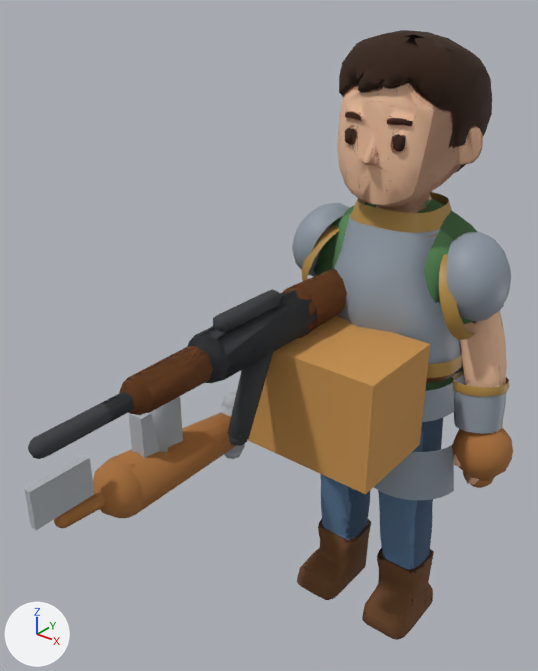
Two versions of the glTF model assets/characters/ai3d_v2/survivor_v2.glb, one commit apart.
The view is the same before and after, from a camera (50 mm lens) standing at (0.614, -1.133, 1.235) and looking at (-0.105, -0.234, 0.678). Every picture has the same lights, and +X, +Y and +Z are marked at lower left. The older version comes first. Where no turn or scale is listed for an object, it has been applied to the vertices. Vertices at exactly the same position are counted once.

Objects in the first picture: 'armor_0', 'armor_4', 'armor_5', 'armor_9', 'body', 'weapon_ak47', 'weapon_axe', 'weapon_bat', 'weapon_bowl', 'weapon_crate', 'weapon_hoe', 'weapon_rifle' and 9 more.
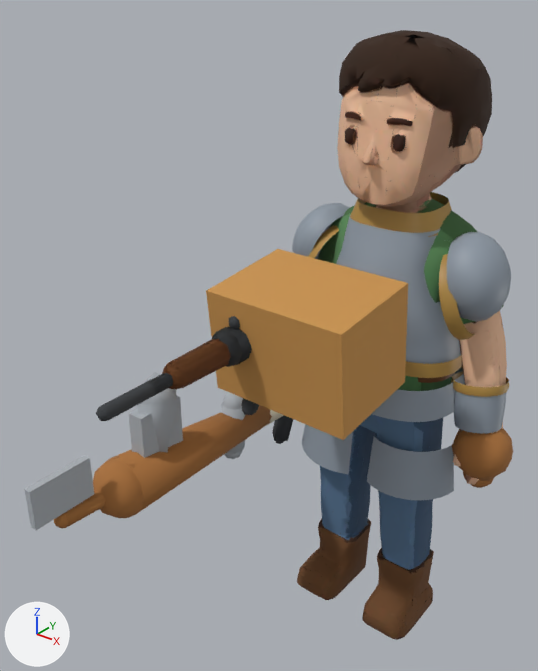
Boxes (x1, y1, x2, y2) around the edits, measured in the pictures (538 x 671 px; the box of a moved part takes in the faces that stretch with it):
'weapon_crate', mesh rescaled, moved, turned: before (247, 315, 430, 494); after (206, 249, 408, 440)
'weapon_rifle', reshaped: before (28, 289, 321, 459); after (96, 316, 252, 421)
'weapon_ak47', reshaped: before (102, 268, 347, 446); after (147, 339, 259, 415)
part 1 of me_tube_010, moved or reshaped (not visible afterwards): before (229, 432, 247, 446)
part 2 of me_tube_010, moved or reshaped: before (228, 352, 273, 440); after (241, 398, 259, 410)
part 3 of me_tube_010, added: after (242, 404, 257, 415)
part 4 of me_tube_010, rebuilt (26% narrower, 26% shorter): before (119, 346, 213, 415); after (162, 339, 231, 390)
part 5 of me_tube_010, rebuilt (not visible afterwards): before (282, 288, 316, 334)
part 6 of me_tube_010, rebuilt (18% narrower, 23% shorter): before (102, 392, 134, 421); after (147, 373, 173, 395)
part 7 of me_tube_010, deleted: before (286, 268, 347, 333)
part 8 of me_tube_004, rebuilt: before (188, 290, 321, 383); after (212, 327, 252, 367)
part 9 of me_tube_004, rebuilt (27% narrower, 31% shorter): before (28, 392, 134, 459); after (96, 375, 173, 421)
part 10 of me_tube_004, deleted: before (213, 314, 228, 332)
part 11 of me_tube_004, moved or reshaped: before (215, 289, 281, 331); after (229, 316, 240, 329)
'armor_14', unchanged, uncovered by the edit: after (302, 424, 353, 474)

Patch to the scene script:
```diff
--- a/assets/characters/ai3d_v2/survivor_v2.glb.py
+++ b/assets/characters/ai3d_v2/survivor_v2.glb.py
@@ me_tube_010 @@
-me_tube_010.from_pydata(...)  # 379 vertices, 704 faces; spans x -0.11..-0.03, y -0.634..0.073, z 0.534..0.764
+me_tube_010.from_pydata(...)  # 353 vertices, 704 faces; spans x -0.1..-0.039, y -0.551..0.006, z 0.578..0.754
+# me_tube_010 part 1: the loose piece of 14 vertices spanning x -0.083..-0.056, y -0.376..-0.344, z 0.534..0.57 is moved by (0.0, 0.08, 0.145)
+# me_tube_010 part 2: the loose piece of 12 vertices spanning x -0.089..-0.051, y -0.377..-0.28, z 0.545..0.701 is turned -2.3 degrees about the x axis through its middle and scaled by 0.764, then moved by (0.0, 0.025, 0.022)
+# me_tube_010 part 3: a new loose piece, a UV sphere (6 segments, 3 rings, poles along z) spanning x -0.08..-0.059, y -0.342..-0.318, z 0.578..0.606, in mat_w_gun_003 (dark grey #393d40)
+# me_tube_010 part 4: the loose piece of 61 vertices spanning x -0.1..-0.04, y -0.588..-0.39, z 0.692..0.752 is rebuilt with 58 vertices and now spans x -0.093..-0.047, y -0.511..-0.357, z 0.699..0.745
+# me_tube_010 part 5: the loose piece of 42 vertices spanning x -0.108..-0.032, y -0.24..-0.16, z 0.68..0.764 is rebuilt with 55 vertices and now spans x -0.099..-0.041, y -0.23..-0.17, z 0.654..0.754
+# me_tube_010 part 6: the loose piece of 16 vertices spanning x -0.084..-0.056, y -0.62..-0.42, z 0.708..0.736 is rebuilt with 52 vertices and now spans x -0.081..-0.059, y -0.551..-0.369, z 0.711..0.733
+# me_tube_010 part 7: 48 vertices removed from x -0.11..-0.03, y -0.239..0.04, z 0.65..0.764
+# other edits to the shape of me_tube_010 do not show in these pictures
 me_tube_010.materials.append(mat_w_gun_003)
@@ me_tube_004 @@
-me_tube_004.from_pydata(...)  # 371 vertices, 704 faces; spans x -0.11..-0.03, y -0.734..0.073, z 0.65..0.783
+me_tube_004.from_pydata(...)  # 349 vertices, 704 faces; spans x -0.1..-0.039, y -0.631..0.006, z 0.654..0.771
+# me_tube_004 part 8: the loose piece of 66 vertices spanning x -0.11..-0.03, y -0.46..-0.15, z 0.682..0.762 is rebuilt with 60 vertices and now spans x -0.1..-0.04, y -0.41..-0.16, z 0.692..0.752
+# me_tube_004 part 9: the loose piece of 36 vertices spanning x -0.084..-0.056, y -0.734..-0.42, z 0.708..0.736 is rebuilt with 52 vertices and now spans x -0.081..-0.059, y -0.631..-0.369, z 0.711..0.733
+# me_tube_004 part 10: the loose piece of 14 vertices spanning x -0.082..-0.058, y -0.404..-0.376, z 0.752..0.783 is deleted
+# me_tube_004 part 11: 1 vertex moved within x -0.07, y -0.27, z 0.752; 71 vertices removed from x -0.11..-0.03, y -0.39..0.04, z 0.65..0.783; 35 vertices added at x -0.08..-0.06, y -0.37..-0.25, z 0.746..0.771
+# other edits to the shape of me_tube_004 do not show in these pictures
 me_tube_004.materials.append(mat_w_gunwood_002)
@@ me_box_003 @@
-me_box_003.from_pydata(...)  # 8 vertices, 12 faces; spans x -0.13..0.13, y -0.28..-0.1, z 0.482..0.683
+me_box_003.from_pydata(...)  # 8 vertices, 12 faces; spans x -0.124..0.124, y -0.344..-0.164, z 0.623..0.803
+# me_box_003 part 12: the whole mesh is scaled about its middle by (0.957, 1, 0.9), then moved by (0.0, -0.064, 0.131)
 me_box_003.materials.append(mat_w_crate)
@@ ob_weapon_crate @@
 ob_weapon_crate = bpy.data.objects.new('weapon_crate', me_box_003)
-ob_weapon_crate.location = (0.0, 0.0, 0.0)
+ob_weapon_crate.location = (0.0, 0.061, 0.035)
+ob_weapon_crate.rotation_euler = (0.105, 0.0, 0.0)  # degrees (6, 0, 0)
```
